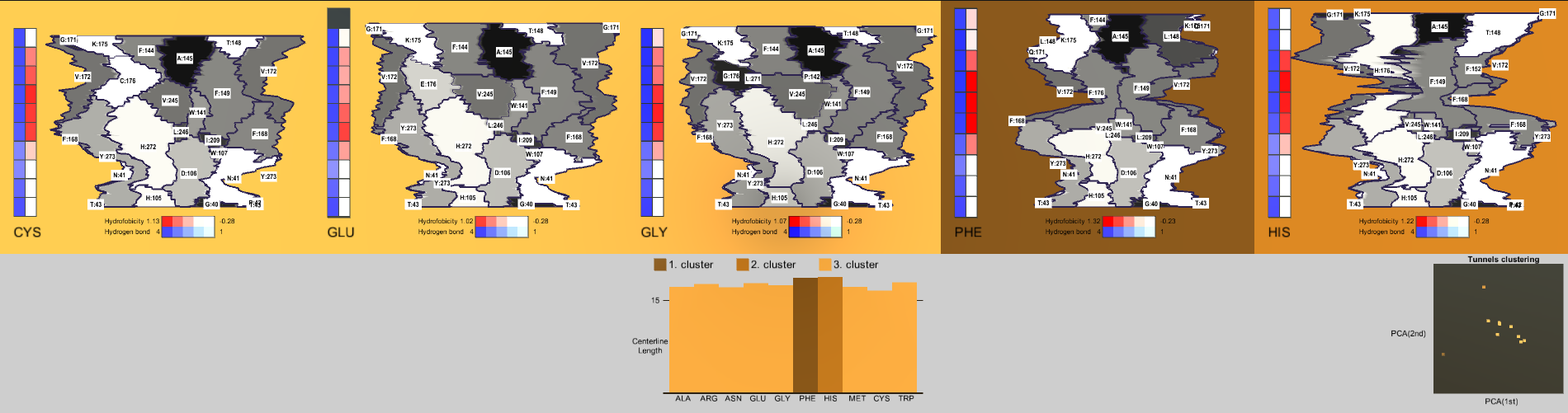
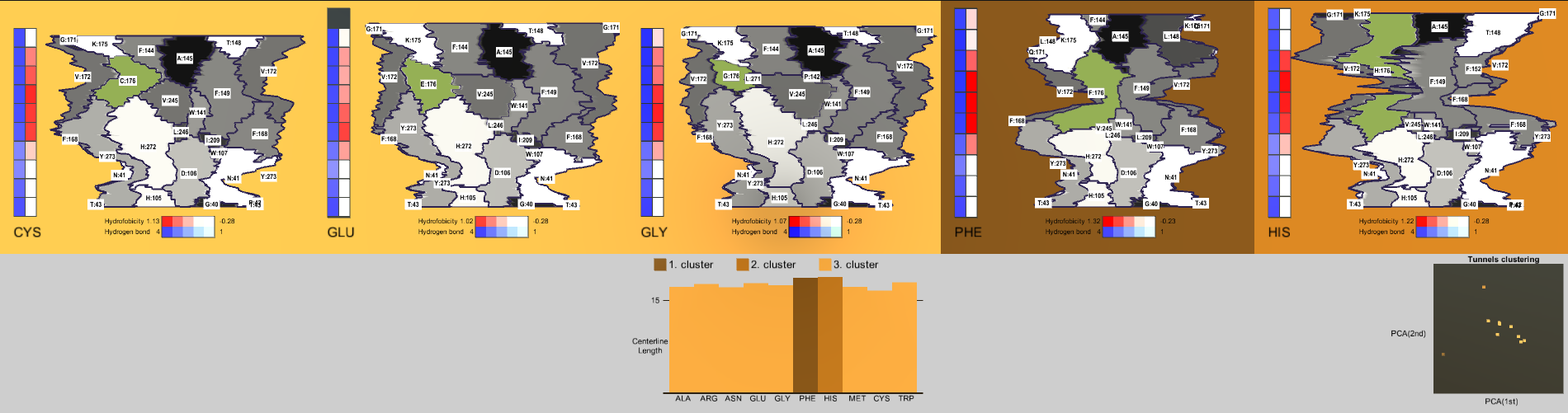
Layers edited between the first and the second (1568, 413) image:
painted on "Pasted Layer" over [left=94, top=13, right=1417, bottom=142]
